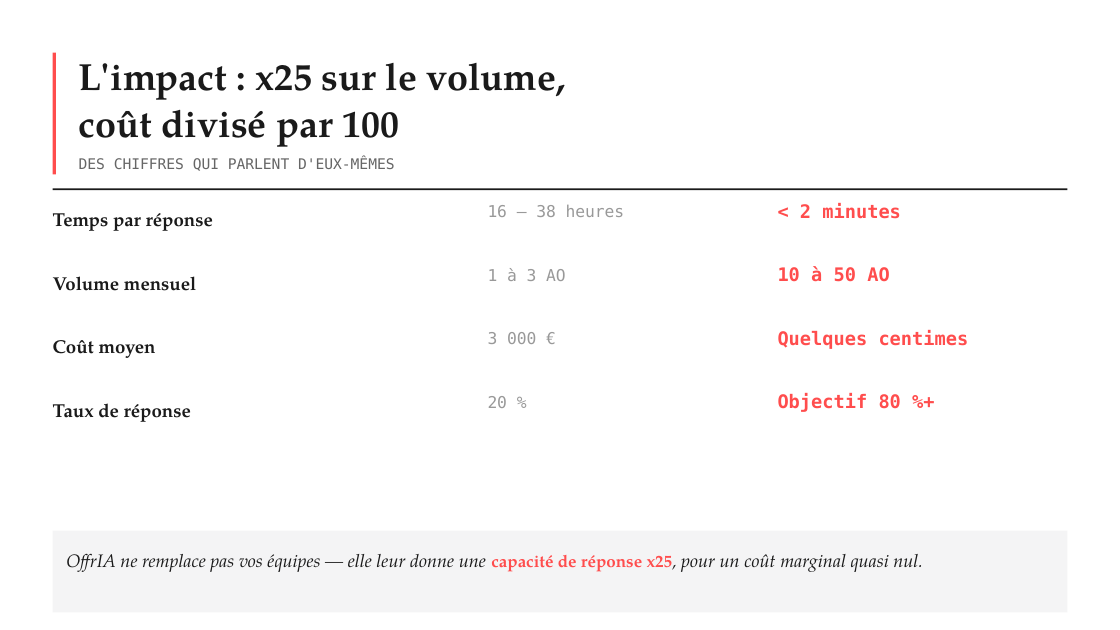
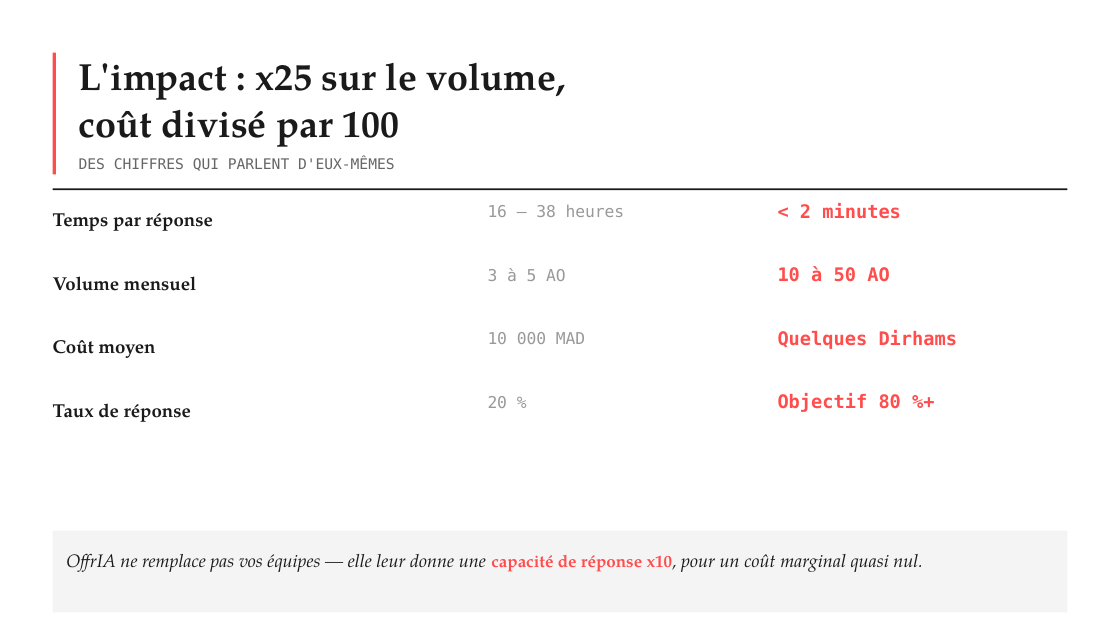
Before and after one commit to Ahmed123359/Adjuja, a slide deck: slide 6 of conception/5. Pitch/OffrIA.pptx. Drawn at 1120x630 pixels with LibreOffice and Linux fonts; fonts in the diff are those of the drawing; background and template pictures are left out. Boxes give left, top, right and bottom in pixels: in the first picture for what was removed or moved away, otherwise in the second. Text is boxed around its words. In the diff, an @@ line names an element or a change of style, - is before the commit and + after.

```diff
--- a/conception/5. Pitch/OffrIA.pptx
+++ b/conception/5. Pitch/OffrIA.pptx
@@ text at <box>488,268,566,281</box>: text changed @@
-1 à 3 AO
+3 à 5 AO
@@ text at <box>488,332,585,344</box>: text changed @@
-3 000 €
+10 000 MAD
@@ text at <box>778,330,958,349</box>: text changed @@
-Quelques centimes
+Quelques Dirhams
@@ text at <box>66,554,923,572</box>: text changed @@
-OffrIA ne remplace pas vos équipes — elle leur donne une capacité de réponse x25, pour un coût marginal quasi nul.
+OffrIA ne remplace pas vos équipes — elle leur donne une capacité de réponse x10, pour un coût marginal quasi nul.
```
Also in this commit, not shown: 1 other slide changed, 7 other files.
